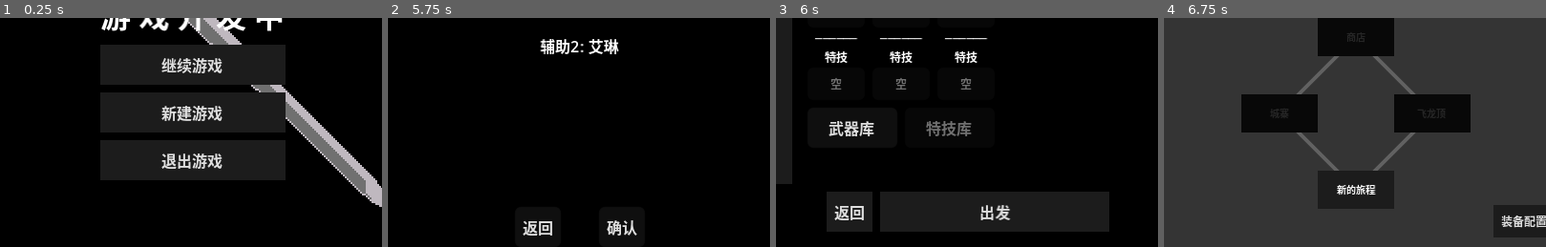
Above: before the commit, frames 1-4 (left to right).
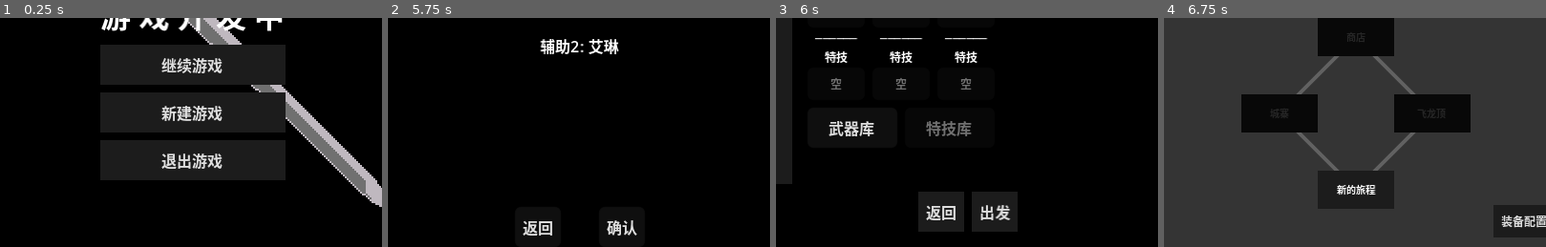
Above: after the commit, the same moments.

Repository: ZhuXilin/Dev_Project_260730
Game: Godot game, scene res://content/scenes/ui/MainMenu.tscn
Same seed, same stepped clock (60 frames per second), same inputs: the game is played once before the commit and once after it. Sound files missing from this copy of the repository are replaced by a short silence.
Inputs:
- Up to frame 1 (0.25 s): no input
- Up to frame 2 (5.75 s): click "继续游戏" at 0.5 s; click "新建游戏" at 1.25 s; click "新游戏" at 2 s; click "出战" at 2.75 s; click "格伦|海盗|斧兵" at 3.5 s; click "罗兰|王国|枪兵" at 4.25 s; click "艾琳|王国|剑士" at 5 s
- Up to frame 3 (6 s): click "确认" at 5.75 s
- Up to frame 4 (6.75 s): click "出发" at 6.5 s
The pictures show only the part of the screen within x 25-75%, y 50-100%; the shares and areas given below are measured in that part.

Frames 1-2 are identical in both runs. In frame 3, 8.7% of the frame differs, in the area x 13-88%, y 75-94%; in frame 4, nothing differs.

Commit message:
Sorting combat

Diff:
--- a/content/scenes/ui/EquipmentConfig.tscn
+++ b/content/scenes/ui/EquipmentConfig.tscn
@@ -22,7 +22,8 @@
 script = ExtResource("1")
 
 [node name="VBoxContainer" type="VBoxContainer" parent="MainPanel" unique_id=368551569]
-layout_mode = 0
+layout_mode = 1
+anchors_preset = 15
 anchor_right = 1.0
 anchor_bottom = 1.0
 offset_left = 8.0
@@ -156,7 +157,6 @@
 text = "返回"
 
 [node name="ConfirmBtn" type="Button" parent="MainPanel/VBoxContainer/HBoxContainer" unique_id=2052340703]
-custom_minimum_size = Vector2(120, 0)
 layout_mode = 2
 size_flags_horizontal = 0
 size_flags_vertical = 3
--- a/function/global/EnemyAI.gd
+++ b/function/global/EnemyAI.gd
@@ -136,7 +136,6 @@
 		print("AI 治疗者不执行攻击")
 		return null
 
-	# ---- 获取当前装备武器 ----
 	var weapon_id = unit.get_equipped_weapon_id()
 	print("AI 单位 %s 当前武器 ID: %s" % [unit.unit_stats.unit_name, weapon_id])
 	if weapon_id == "":
@@ -148,7 +147,6 @@
 		print("错误：武器数据不存在，ID: %s" % weapon_id)
 		return null
 
-	# 获取攻击范围
 	var max_range = data.attack_range
 	var min_range = data.min_attack_range
 	print("武器 %s 范围: %d~%d" % [data.name, min_range, max_range])
@@ -156,27 +154,22 @@
 	var best_target = null
 	var best_score = -999
 
-	# 遍历所有敌人
 	for enemy in UnitManager.unit_list:
 		if enemy.unit_stats.team_id == unit.unit_stats.team_id or enemy.hit_points <= 0:
 			continue
 
-		# 计算距离
 		var dist = abs(unit.grid_cell.x - enemy.grid_cell.x) + abs(unit.grid_cell.y - enemy.grid_cell.y)
 		print("  检查目标 %s，距离 %d" % [enemy.unit_stats.unit_name, dist])
 		if dist < min_range or dist > max_range:
 			print("    距离不在攻击范围内")
 			continue
 
-		# 计算命中率和伤害（直接使用当前武器）
-		var hit_rate = CombatManager.calculate_hit_rate(unit, enemy)
 		var damage = CombatManager.calculate_damage(unit, enemy)
-		print("    命中率 %d%%，伤害 %d" % [hit_rate, damage])
+		print("    伤害 %d" % [damage])
 		if damage <= 0:
 			print("    伤害为0，跳过")
 			continue
 
-		# 评分
 		var score = damage * 2
 		if damage >= enemy.hit_points:
 			score += 50
@@ -184,18 +177,18 @@
 		# 检查敌人能否反击
 		var can_counter = false
 		var enemy_weapon_type = enemy.get_weapon_type()
-		if enemy_weapon_type != -1 and enemy_weapon_type != "staff":
+		if enemy_weapon_type != "" and enemy_weapon_type != "staff":
 			var enemy_weapon_data = enemy.get_weapon_data()
-			var enemy_min = enemy_weapon_data.min_attack_range if enemy_weapon_data else 0
-			var enemy_max = enemy_weapon_data.attack_range if enemy_weapon_data else 0
-			var dist_to_attacker = abs(enemy.grid_cell.x - unit.grid_cell.x) + abs(enemy.grid_cell.y - unit.grid_cell.y)
-			if dist_to_attacker >= enemy_min and dist_to_attacker <= enemy_max:
-				can_counter = true
+			if enemy_weapon_data:
+				var enemy_min = enemy_weapon_data.min_attack_range
+				var enemy_max = enemy_weapon_data.attack_range
+				var dist_to_attacker = abs(enemy.grid_cell.x - unit.grid_cell.x) + abs(enemy.grid_cell.y - unit.grid_cell.y)
+				if dist_to_attacker >= enemy_min and dist_to_attacker <= enemy_max:
+					can_counter = true
 
 		if not can_counter:
 			score += 30
-		if hit_rate > 70:
-			score += 10
+		# 攻击必定命中，不再有命中率加分
 		if can_counter and unit.hit_points < unit.unit_stats.max_hp * 0.3:
 			var counter_dmg = CombatManager.calculate_damage(enemy, unit)
 			if counter_dmg >= unit.hit_points:
--- a/function/global/InputManager.gd
+++ b/function/global/InputManager.gd
@@ -44,6 +44,10 @@
 				return
 
 			if clicked_unit:
+				# ---- 检查单位是否存活 ----
+				if clicked_unit.hit_points <= 0:
+					return
+
 				SignalBus.request_show_info.emit(clicked_unit)
 				current_empty_cell = Vector2i(-1, -1)
 
@@ -72,7 +76,6 @@
 					var is_healer = (selected_unit.get_weapon_type() == "staff")
 					var attack_preview = {}
 
-					# 计算敌方单位移动到每个可达格后能攻击的范围
 					for move_cell in reachable.keys():
 						for x in range(-max_range, max_range + 1):
 							for y in range(-max_range, max_range + 1):
@@ -165,7 +168,6 @@
 				SoundManager.play_invalid_sound()
 
 		"item_target":
-			# 道具使用仍保留（但单位已无消耗品，所以不会触发）
 			if clicked_unit:
 				var targets = []
 				if ui_manager:
--- a/function/script/Battlefield.gd
+++ b/function/script/Battlefield.gd
@@ -1234,6 +1234,10 @@
 func _on_request_show_menu(unit: Unit):
 	if TurnManager.is_game_over or TurnManager.current_turn_team != 0 or TurnManager.all_acted:
 		return
+	# ---- 检查单位是否存活 ----
+	if not unit or not is_instance_valid(unit) or unit.hit_points <= 0:
+		print("单位已死亡，不显示菜单")
+		return
 	if unit.unit_stats.team_id != 0:
 		print("警告：试图为敌方单位显示菜单，已阻止")
 		return
@@ -1283,10 +1287,8 @@
 		else:
 			ui_manager.wait_btn.text = "待机"
 
-	# ---- 移动按钮状态 ----
 	if is_instance_valid(move_btn):
 		var can_move = false
-		# 只有未攻击、未行动、可行动且未游戏结束时才能移动
 		if not unit.has_attacked and not unit.has_acted and unit.can_act_this_turn and not TurnManager.is_game_over:
 			var reachable = UnitManager.get_reachable_cells(unit.grid_cell, unit.remaining_move, unit)
 			for c in reachable.keys():
--- a/function/script/Unit.gd
+++ b/function/script/Unit.gd
@@ -467,6 +467,9 @@
 # ============================================================
 func set_gray(gray: bool):
 	is_gray = gray
+	# ---- 如果单位已死亡，强制灰色 ----
+	if hit_points <= 0:
+		is_gray = true
 	update_color()
 
 func update_color():
